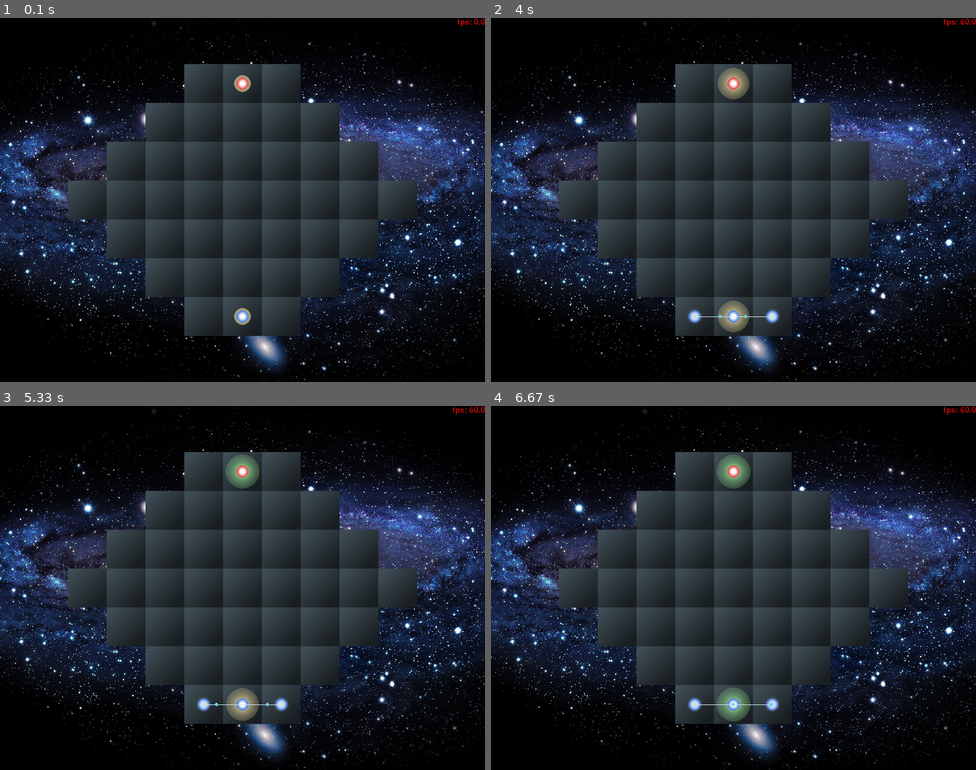
Above: before the commit, frames 1-4 (two rows, left to right).
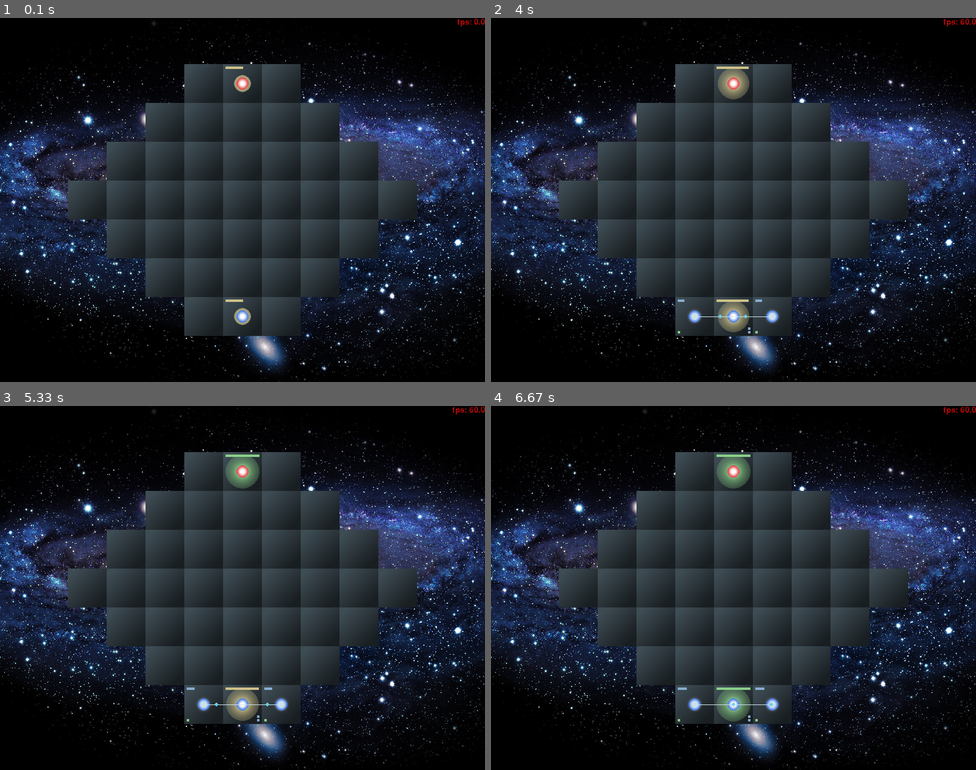
Above: after the commit, the same moments.

Repository: five-elephants/a_game
Game: pygame game, started from a_game.py
Two runs of this game, one before a commit and one after it. Both use one fixed random seed, a clock stepped at 60 frames per second and the inputs below. The source is Python 2; it was converted automatically to run under Python 3.
Inputs (mouse positions are in pixels of both pictures, inside the frame that each line leads up to):
- Up to frame 1 (0.1 s): no input
- Up to frame 2 (4 s): click (733, 200) at 0.38 s
- Up to frame 3 (5.33 s): no input
- Up to frame 4 (6.67 s): no input

The runs differ from the first frame. In frame 1, less than 0.1% of the frame differs, in the area x 46-51%, y 13-78%; in frame 2, 0.1%; in frame 3, 0.1%; in frame 4, 0.1%, in the area x 38-57%, y 13-87%.

Commit message:
more point status graphics, cannot create new points across foreign connection

Diff:
--- a/a_game.py
+++ b/a_game.py
@@ -74,6 +74,7 @@
         else:
           self.click_state = self.CLICK_ED
           self.sel_a = ij
+          self.user_grid.select_point(ij)
       elif self.click_state == self.CLICK_ED:
         if not self.map.is_tile_owned(ij):
           print "growing grid to tile %s" % (str(ij))
@@ -85,6 +86,7 @@
           self.grids[player].attack(self.sel_a, ij, other_grid)
 
         self.click_state = self.CLICK_IDLE
+        self.user_grid.unselect_point()
 
   def game_over(self):
     self.map.draw(self.screen)
--- a/grid.py
+++ b/grid.py
@@ -19,6 +19,9 @@
     self.owner = owner
     self.value = init_val
     self.kill_me = False
+    self.num_inbound = 0
+    self.num_outbound = 0
+    self.selected = False
 
   def update(self, dt):
     state = rules.rules.get_point_state(self.value)
@@ -56,6 +59,21 @@
                        int(round((self.image.get_width()/8-4))))
 
     self.image.blit(res.resources.point_screen, self.image.get_rect())
+    self.image.fill(res.resources.point_halo_colors[state],
+                    pygame.Rect(4, 4, int(round(self.value * 56)), 4))
+
+    for i in xrange(self.num_inbound):
+      self.image.fill(res.resources.point_halo_colors[2],
+                      pygame.Rect(4, 56 - i*6, 4, 4))
+
+    for i in xrange(self.num_outbound):
+      self.image.fill(res.resources.point_halo_colors[0],
+                      pygame.Rect(56, 56 - i*6, 4, 4))
+
+    if self.selected:
+      pygame.draw.rect(self.image, res.resources.player_colors[self.owner],
+                       self.image.get_rect(), 2)
+
 
 class Connection(pygame.sprite.Sprite):
   def __init__(self, owner, xy_a, xy_b, pt_in, pt_out, is_attack=False):
@@ -89,22 +107,22 @@
     if not (type(a) == Connection and type(b) == Connection):
       return False
 
-    print "--- collision check ---"
-    print "a: u = (%d, %d), v = (%d, %d)" % (
-        a.u[0], a.u[1], a.v[0], a.v[1]
-    )
-    print "b: u = (%d, %d), v = (%d, %d)" % (
-        b.u[0], b.u[1], b.v[0], b.v[1]
-    )
+    #print "--- collision check ---"
+    #print "a: u = (%d, %d), v = (%d, %d)" % (
+        #a.u[0], a.u[1], a.v[0], a.v[1]
+    #)
+    #print "b: u = (%d, %d), v = (%d, %d)" % (
+        #b.u[0], b.u[1], b.v[0], b.v[1]
+    #)
 
     na_x = a.v[1] - a.u[1]
     na_y = -(a.v[0] - a.u[0])
     nb_x = b.v[1] - b.u[1]
     nb_y = -(b.v[0] - b.u[0])
 
-    print "normals for a: %d,%d, b: %d,%d" % (
-        na_x, na_y, nb_x, nb_y
-    )
+    #print "normals for a: %d,%d, b: %d,%d" % (
+        #na_x, na_y, nb_x, nb_y
+    #)
 
     ## test b against a
     ba0_x = b.u[0] - a.u[0]
@@ -113,9 +131,9 @@
     ba1_y = b.v[1] - a.u[1]
     sep0_a = ba0_x * na_x + ba0_y * na_y
     sep1_a = ba1_x * na_x + ba1_y * na_y
-    print "sep0_a=%d, sep1_a=%d" % (
-        sep0_a, sep1_a
-    )
+    #print "sep0_a=%d, sep1_a=%d" % (
+        #sep0_a, sep1_a
+    #)
 
     ## test a against b
     ab0_x = a.u[0] - b.u[0]
@@ -125,9 +143,9 @@
     sep0_b = ab0_x * nb_x + ab0_y * nb_y
     sep1_b = ab1_x * nb_x + ab1_y * nb_y
 
-    print "sep0_b=%d, sep1_b=%d" % (
-        sep0_b, sep1_a
-    )
+    #print "sep0_b=%d, sep1_b=%d" % (
+        #sep0_b, sep1_a
+    #)
 
     return (sep0_a * sep1_a) < 0 and (sep0_b * sep1_b) < 0
 
@@ -198,19 +216,17 @@
 
     self.connections = []
     self.game_over = False
+    self.last_sel = None
 
   def grow(self, ij, connect_in):
     pt = Point(rules.rules.new_point_val, self.player, self.map.ij2xy_c(ij))
-    self.points[ij] = pt
-    self.add(pt)
-    self.map.take_tile(ij, self.player)
 
     con = Connection(
         self.player,
         self.map.ij2xy_c(connect_in),
         self.map.ij2xy_c(ij),
         self.points[connect_in],
-        self.points[ij])
+        pt)
 
     ## collision test ##
     for g in self.other_grids:
@@ -220,6 +236,9 @@
         print "collision with opponent"
         return
 
+    self.points[ij] = pt
+    self.add(pt)
+    self.map.take_tile(ij, self.player)
     self.connections.append(con)
     self.add(con)
     print "adding connection at %d,%d" % (connect_in[0], connect_in[1])
@@ -291,6 +310,9 @@
 
     to_kill = []
     for ij, pt in self.points.iteritems():
+      pt.num_inbound = len(list(self.find_inbound(ij)))
+      pt.num_outbound = len(list(self.find_outbound(ij)))
+
       if pt.kill_me:
         to_kill.append(ij)
         pt.kill() # remove from sprite groups
@@ -315,3 +337,13 @@
 
     if len(self.points) == 0:
       self.game_over = True
+
+  def select_point(self, ij):
+    if self.last_sel != None:
+      self.points[self.last_sel].selected = False
+    self.points[ij].selected = True
+    self.last_sel = ij
+
+  def unselect_point(self):
+    if self.last_sel != None:
+      self.points[self.last_sel].selected = False
--- a/rules.py
+++ b/rules.py
@@ -16,7 +16,7 @@
     self.transport_value = 0.05
     self.attack_interval = 1.2
     self.attack_invest = 0.09
-    self.attack_damage = 0.026
+    self.attack_damage = 0.12
 
   def get_point_state(self, value):
     if value < self.source_thresh: state = 0
